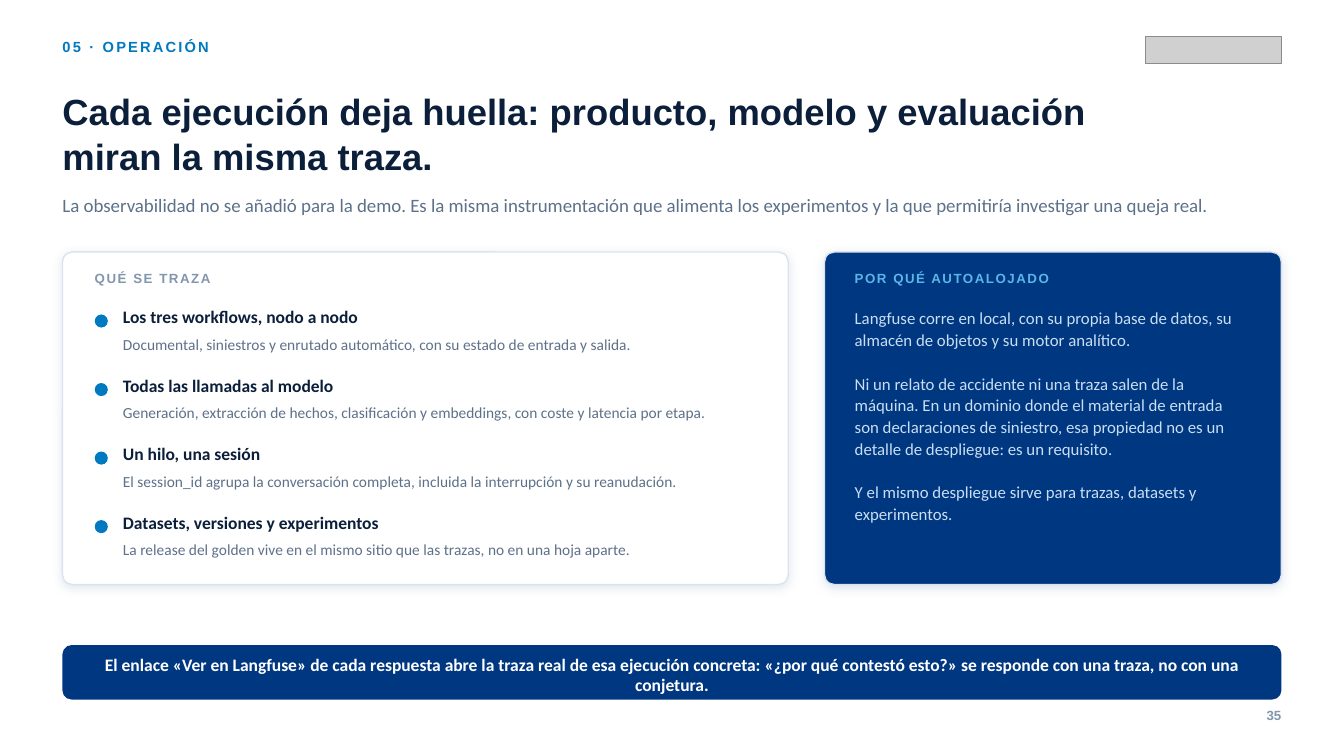
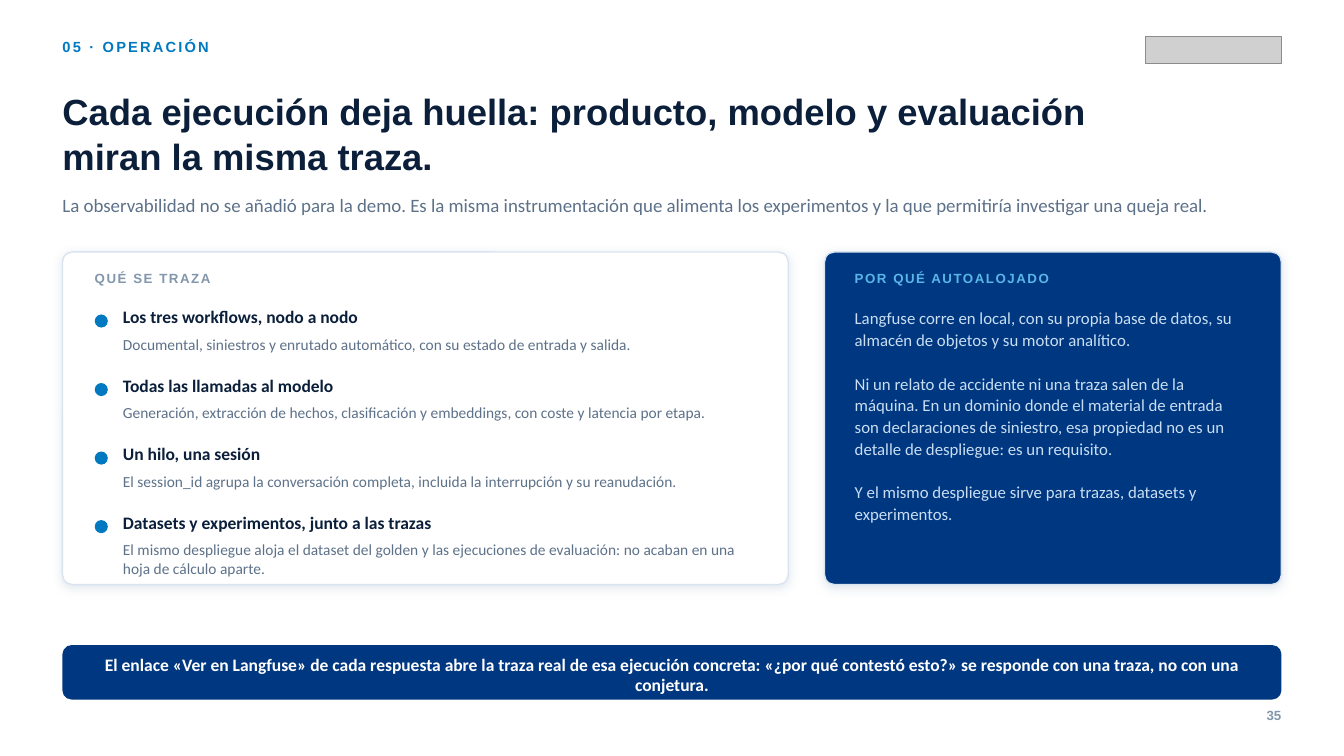
Before and after one commit to olixva/cicos-intelligence, a slide deck: slide 35 of docs/entrega/presentacion.pptx. Drawn at 1344x756 pixels with LibreOffice and Linux fonts; fonts in the diff are those of the drawing; grey boxes stand for pictures. Boxes give left, top, right and bottom in pixels: in the first picture for what was removed or moved away, otherwise in the second. Text is boxed around its words. In the diff, an @@ line names an element or a change of style, - is before the commit and + after.

```diff
--- a/docs/entrega/presentacion.pptx
+++ b/docs/entrega/presentacion.pptx
@@ text at bbox=[123, 516, 431, 532]: text changed @@
-Datasets, versiones y experimentos
+Datasets y experimentos, junto a las trazas
@@ text at bbox=[123, 544, 735, 577]: text changed @@
-La release del golden vive en el mismo sitio que las trazas, no en una hoja aparte.
+El mismo despliegue aloja el dataset del golden y las ejecuciones de evaluación: no acaban en una hoja de cálculo aparte.
```
Also in this commit, not shown: 6 other slides changed, 23 other files.
